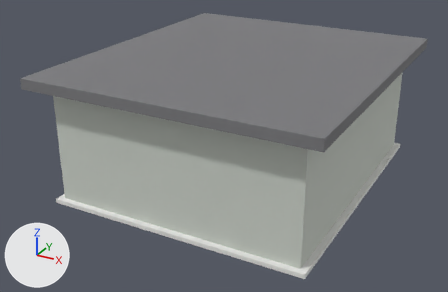
One commit to the glTF model buyer/3D/prototype/fixtures/models/fixture_slab_box/export/fixture_slab_box_lod0.glb: the scene before it, then after it.
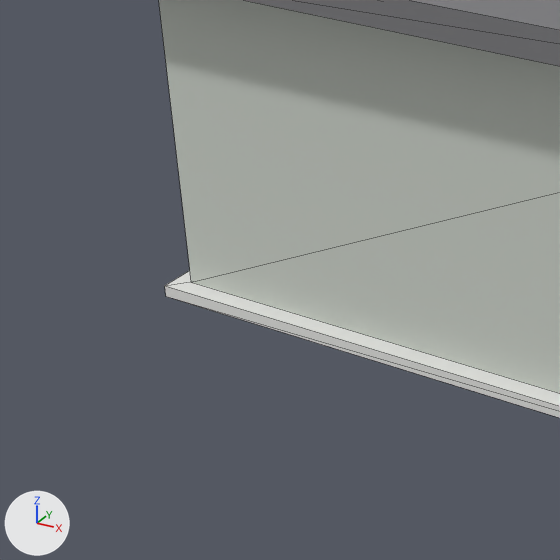
There are two pictures of each version: one whole from a 50 mm lens placed at (9.72, -9.73, 7.25), pointed at (2.82, 2.81, 0.98), one close up on the part from 0% to 42% of the width and 35% to 100% of the height. Every picture has the same lights, and +X, +Y and +Z are marked at lower left. The older version's two pictures come first. The close-ups show mesh edges as thin lines.

In view in the first close-up: 'fixture_roof', 'fixture_slab', 'fixture_walls'.
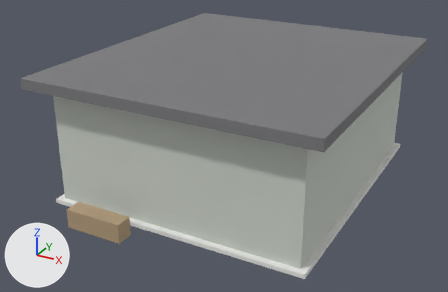
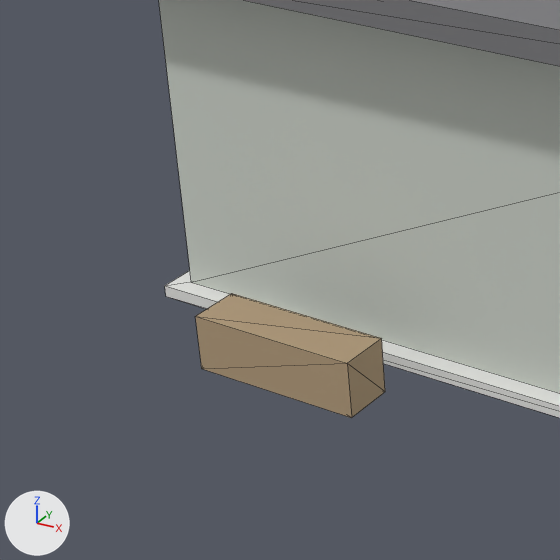
Location of each change, [x1, y1, x2, y2] in pixels of the close-ups (560 x 560 px):
'fixture_bench', added (beige)
    after: [196, 293, 385, 418]

Diff of the bpy script that builds the scene:
```diff
--- a/buyer/3D/prototype/fixtures/models/fixture_slab_box/export/fixture_slab_box_lod0.glb.py
+++ b/buyer/3D/prototype/fixtures/models/fixture_slab_box/export/fixture_slab_box_lod0.glb.py
@@ mat_fixture_bench @@
+mat_fixture_bench = principled_material('fixture_bench')
+mat_fixture_bench.base_color = (0.45, 0.33, 0.2)  # beige #b39b7c
+mat_fixture_bench.roughness = 0.85
@@ me_fixture_bench @@
+me_fixture_bench.from_pydata(...)  # a box spanning x 1.0..2.4, y -1.0..-0.6, z 0.1..0.55
+me_fixture_bench.materials.append(mat_fixture_bench)  # beige #b39b7c
@@ ob_fixture_bench @@
+ob_fixture_bench = bpy.data.objects.new('fixture_bench', me_fixture_bench)
+ob_fixture_bench.location = (0.0, 0.0, 0.0)
```
